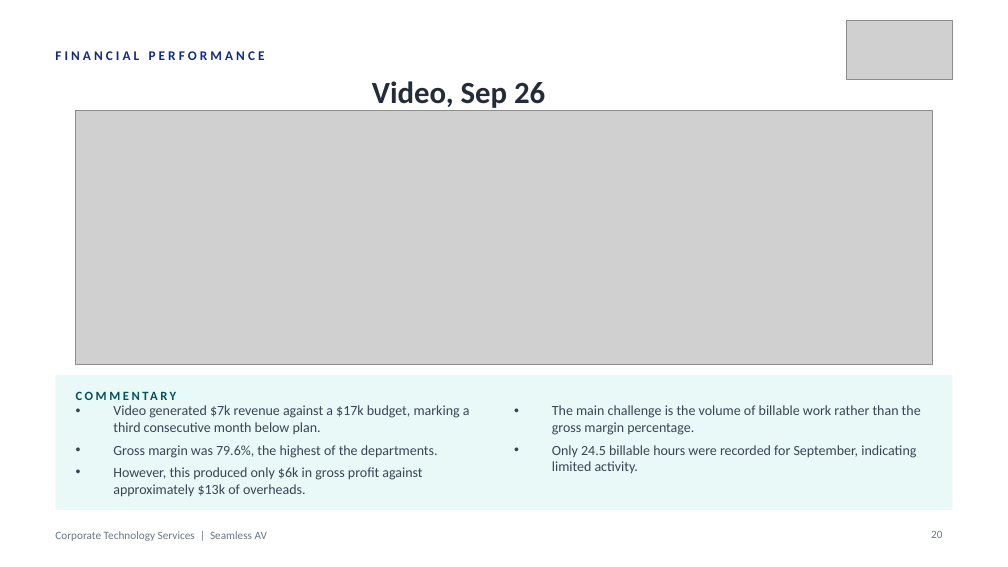
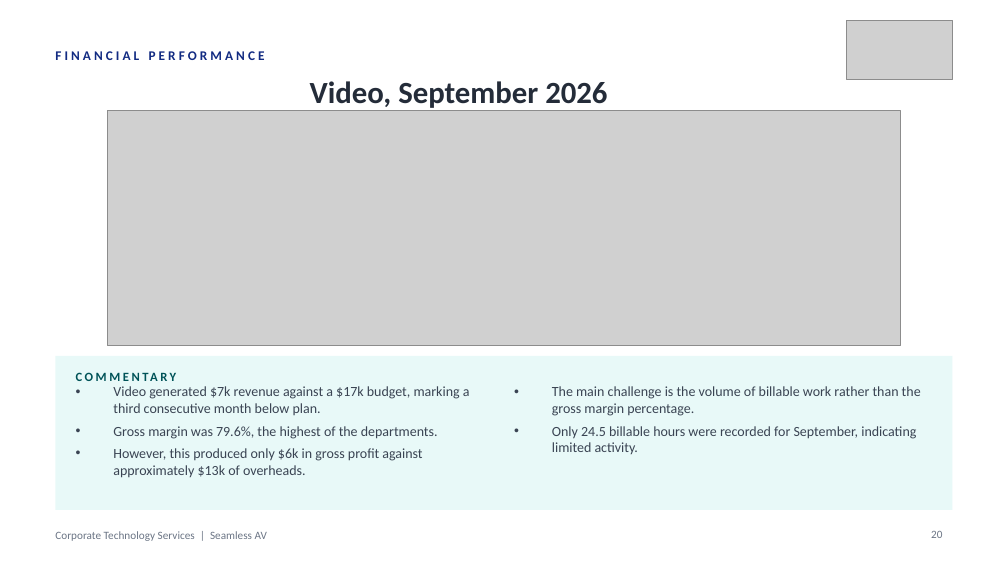
Before and after one commit to WesleyNelson-O33/Claude, a slide deck: slide 20 of deck/CTS Monthly Business Review - 30092026.pptx. Drawn at 1008x567 pixels with LibreOffice and Linux fonts; fonts in the diff are those of the drawing; grey boxes stand for pictures. Boxes give left, top, right and bottom in pixels: in the first picture for what was removed or moved away, otherwise in the second. Text is boxed around its words. In the diff, an @@ line names an element or a change of style, - is before the commit and + after.

```diff
--- a/deck/CTS Monthly Business Review - 30092026.pptx
+++ b/deck/CTS Monthly Business Review - 30092026.pptx
@@ text at (310,81,607,111): text changed @@
-Video, Sep 26
+Video, September 2026
@@ picture: place and size @@
-picture at (76,111,932,365)
+picture at (108,111,901,346)
@@ rectangle: place and size @@
-rectangle at (55,375,953,510)
+rectangle at (55,356,953,510)
@@ text "Video generated $7k revenue against ...": place and size @@
-text "Video generated $7k revenue against ..." at (113,405,470,497)
+text "Video generated $7k revenue against ..." at (113,386,470,478)
@@ text "COMMENTARY": place and size @@
-text "COMMENTARY" at (76,383,378,408)
+text "COMMENTARY" at (76,364,378,389)
@@ text "The main challenge is the ...": place and size @@
-text "The main challenge is the ..." at (552,405,921,473)
+text "The main challenge is the ..." at (552,386,921,454)
```
Also in this commit, not shown: 36 other slides changed, 3 other files.
